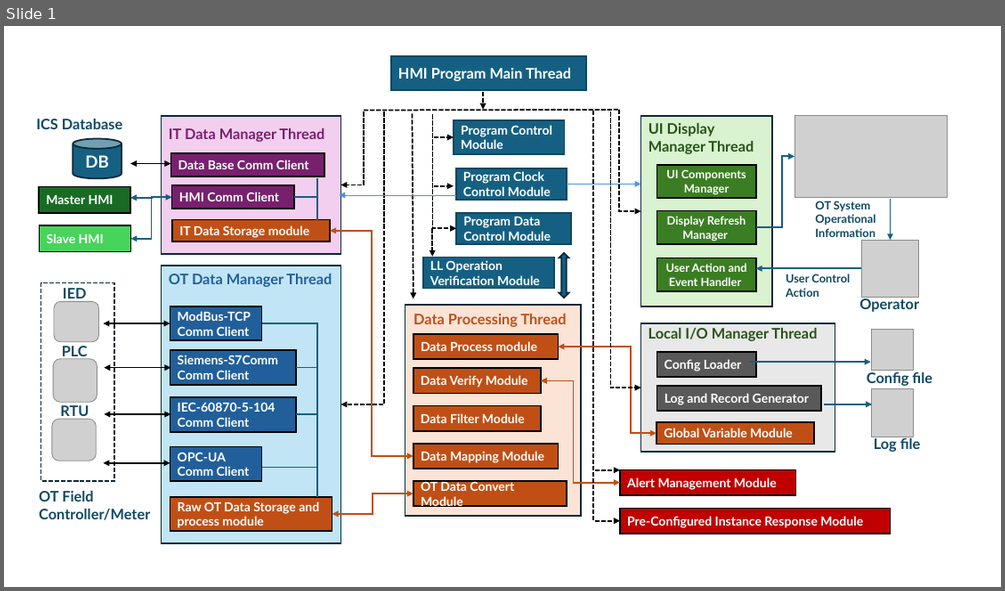
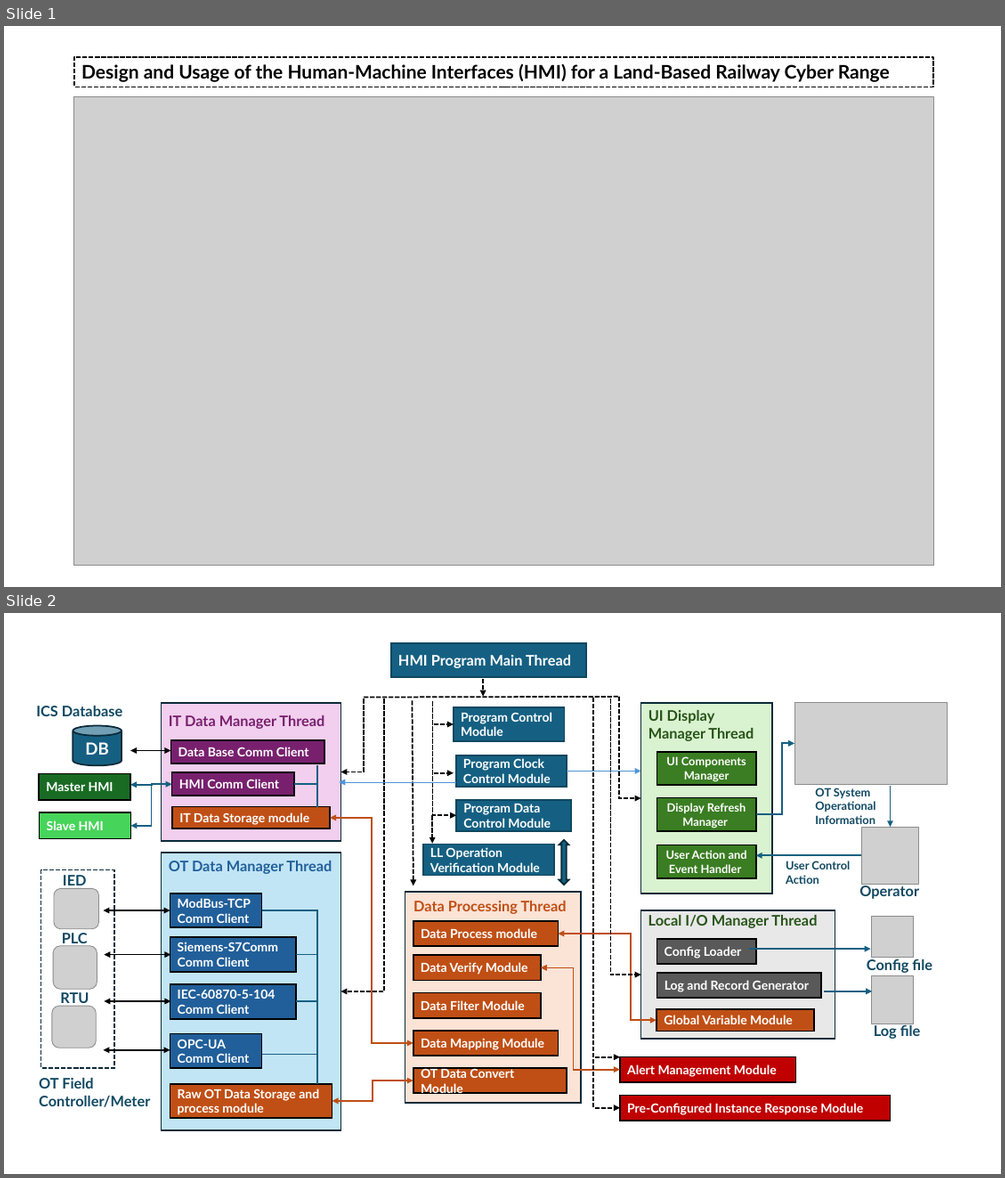
Before and after one commit to LiuYuancheng/IT_OT_IoT_Cyber_Security_Workshop, a slide deck: OT_System_Attack_Case_Study/Railway_HMI_Usage/img/designDoc.pptx. Shown one above the other, each under a label of ours: slide 1 before the commit, slides 1 and 2 after it. The pictures are 1005x591 and 1005x1178 pixels, drawn with LibreOffice and Linux fonts; fonts in the diff are those of the drawing; grey boxes stand for pictures. Boxes give left, top, right and bottom in pixels: in the first picture for what was removed or moved away, otherwise in the second. Text is boxed around its words. In the diff, an @@ line names an element or a change of style, - is before the commit and + after.

```diff
--- a/OT_System_Attack_Case_Study/Railway_HMI_Usage/img/designDoc.pptx
+++ b/OT_System_Attack_Case_Study/Railway_HMI_Usage/img/designDoc.pptx
@@ slide 1 added at (4,26,1001,587), background #FFFFFF @@
@@ rectangle added at (74,56,933,87), outline #000000 1.5 pt dashed, 18 pt, text #000000, bold @@
+Design and Usage of the Human-Machine Interfaces (HMI) for a Land-Based Railway Cyber Range
@@ picture added at (74,97,933,564) @@
@@ what was slide 1 is now slide 2 @@
```
Also in this commit, not shown: 3 other files.
